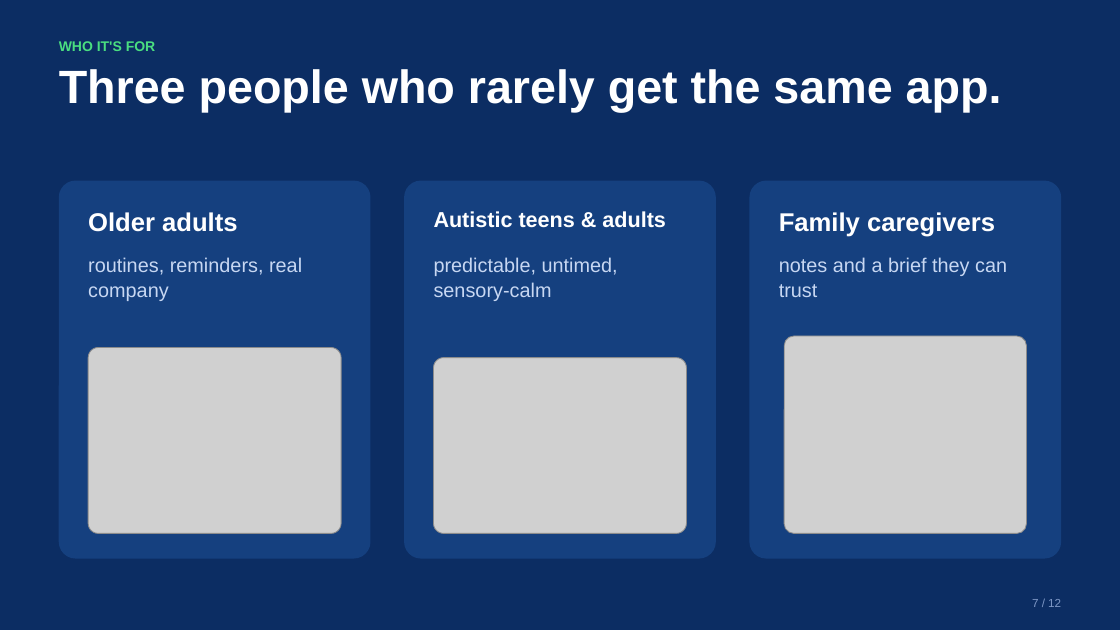
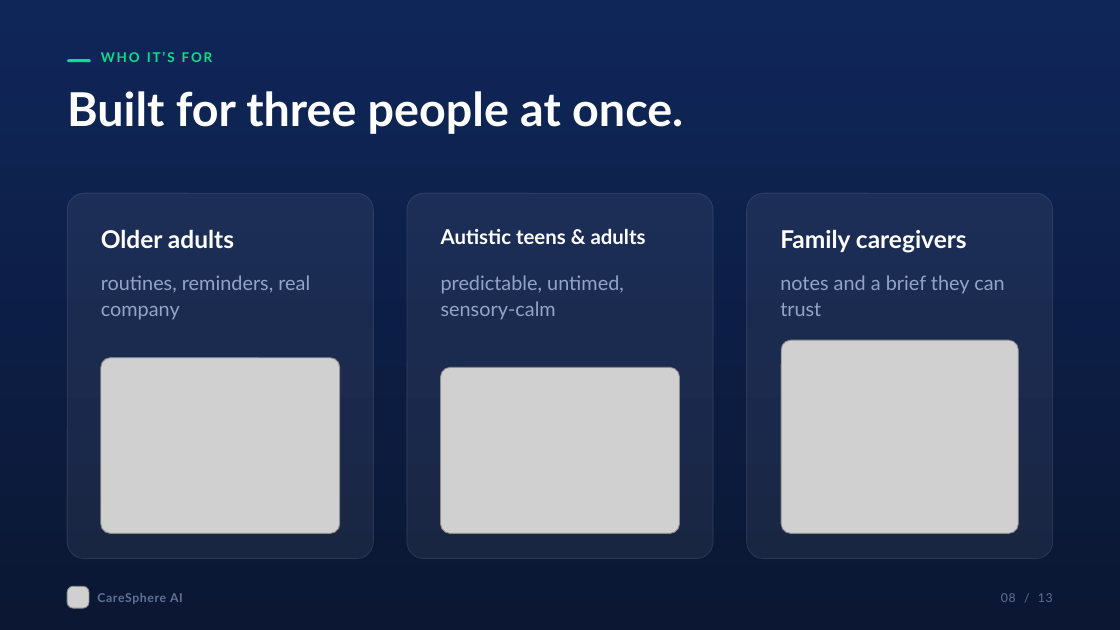
Before and after one commit to engineer2025-sudo/Care, a slide deck: slide 8 of pitch/CareSphere_Congressional_App_Challenge_Deck.pptx (slide 7 before the commit). Drawn at 1120x630 pixels with LibreOffice and Linux fonts; fonts in the diff are those of the drawing; grey boxes stand for pictures. Boxes give left, top, right and bottom in pixels: in the first picture for what was removed or moved away, otherwise in the second. Text is boxed around its words. In the diff, an @@ line names an element or a change of style, - is before the commit and + after.

```diff
--- a/pitch/CareSphere_Congressional_App_Challenge_Deck.pptx
+++ b/pitch/CareSphere_Congressional_App_Challenge_Deck.pptx
@@ background #0C2D63 to gradient #0B1733 to #0F2659 @@
@@ rounded rectangle added at (x1=67, y1=59, x2=91, y2=62), fill #06E288 @@
@@ text at (x1=101, y1=52, x2=213, y2=62): text changed; size 12 to 11.5 pt; font Arial to Lato; text colour #4ADE80 to #06E288 @@
-WHO IT'S FOR
+WHO IT’S FOR
@@ text at (x1=67, y1=91, x2=683, y2=134): text changed; font Arial to Lato @@
-Three people who rarely get the same app.
+Built for three people at once.
@@ fill #15407F to #FFFFFF at 6% opacity; outline none to #FFFFFF 0.75 pt; proportions changed in 3 elements at (x1=407, y1=193, x2=712, y2=559), (x1=747, y1=193, x2=1053, y2=559), (x1=67, y1=193, x2=373, y2=559) @@
@@ rounded rectangle resized from (x1=59, y1=181, x2=371, y2=559) to (x1=67, y1=193, x2=373, y2=559) @@
@@ rounded rectangle resized from (x1=404, y1=181, x2=716, y2=559) to (x1=407, y1=193, x2=712, y2=559) @@
@@ rounded rectangle resized from (x1=749, y1=181, x2=1061, y2=559) to (x1=747, y1=193, x2=1053, y2=559) @@
@@ text "Older adults" at (x1=101, y1=229, x2=234, y2=248): size 22 to 21 pt, font Arial to Lato; line spacing 26.4pt to 26.2pt @@
@@ text "Older adults" moved from (x1=88, y1=212, x2=237, y2=232) to (x1=101, y1=229, x2=234, y2=248) @@
@@ text "Autistic teens & adults" moved from (x1=434, y1=211, x2=666, y2=228) to (x1=441, y1=229, x2=646, y2=244) @@
@@ text "Autistic teens & adults" at (x1=441, y1=229, x2=646, y2=244): size 18.5 to 17.5 pt, font Arial to Lato; line spacing 22.2pt to 22pt @@
@@ text "Family caregivers" moved from (x1=779, y1=212, x2=995, y2=237) to (x1=780, y1=229, x2=967, y2=253) @@
@@ text "Family caregivers" at (x1=780, y1=229, x2=967, y2=253): size 22 to 21 pt, font Arial to Lato; line spacing 26.4pt to 26.2pt @@
@@ text "routines, reminders, real company" moved from (x1=88, y1=257, x2=302, y2=301) to (x1=101, y1=275, x2=310, y2=320) @@
@@ text "predictable, untimed, sensory-calm" moved from (x1=434, y1=257, x2=618, y2=301) to (x1=441, y1=275, x2=624, y2=320) @@
@@ font Arial to Lato, text colour #C7D7F2 to #93A4C7; line spacing 21.2pt to 22.1pt in 3 elements at (x1=441, y1=275, x2=624, y2=320), (x1=101, y1=275, x2=310, y2=320), (x1=780, y1=275, x2=1004, y2=316) @@
@@ text "notes and a brief they ..." moved from (x1=779, y1=257, x2=1007, y2=297) to (x1=780, y1=275, x2=1004, y2=316) @@
@@ picture resized from (x1=88, y1=348, x2=341, y2=534) to (x1=101, y1=358, x2=339, y2=534) @@
@@ picture resized from (x1=785, y1=336, x2=1027, y2=534) to (x1=781, y1=340, x2=1018, y2=534) @@
@@ picture resized from (x1=434, y1=358, x2=686, y2=534) to (x1=440, y1=367, x2=679, y2=534) @@
@@ picture added at (x1=67, y1=586, x2=89, y2=608) @@
@@ text added at (x1=97, y1=593, x2=183, y2=604), 10.5 pt, text #5F7299, bold @@
+CareSphere AI
@@ text added at (x1=1001, y1=593, x2=1053, y2=602), 10.5 pt, text #5F7299 @@
+08 / 13
@@ text removed at (x1=1032, y1=599, x2=1061, y2=607) @@
-7 / 12
```
Also in this commit, not shown: 11 other slides changed, 1 slide added, 49 other files.
